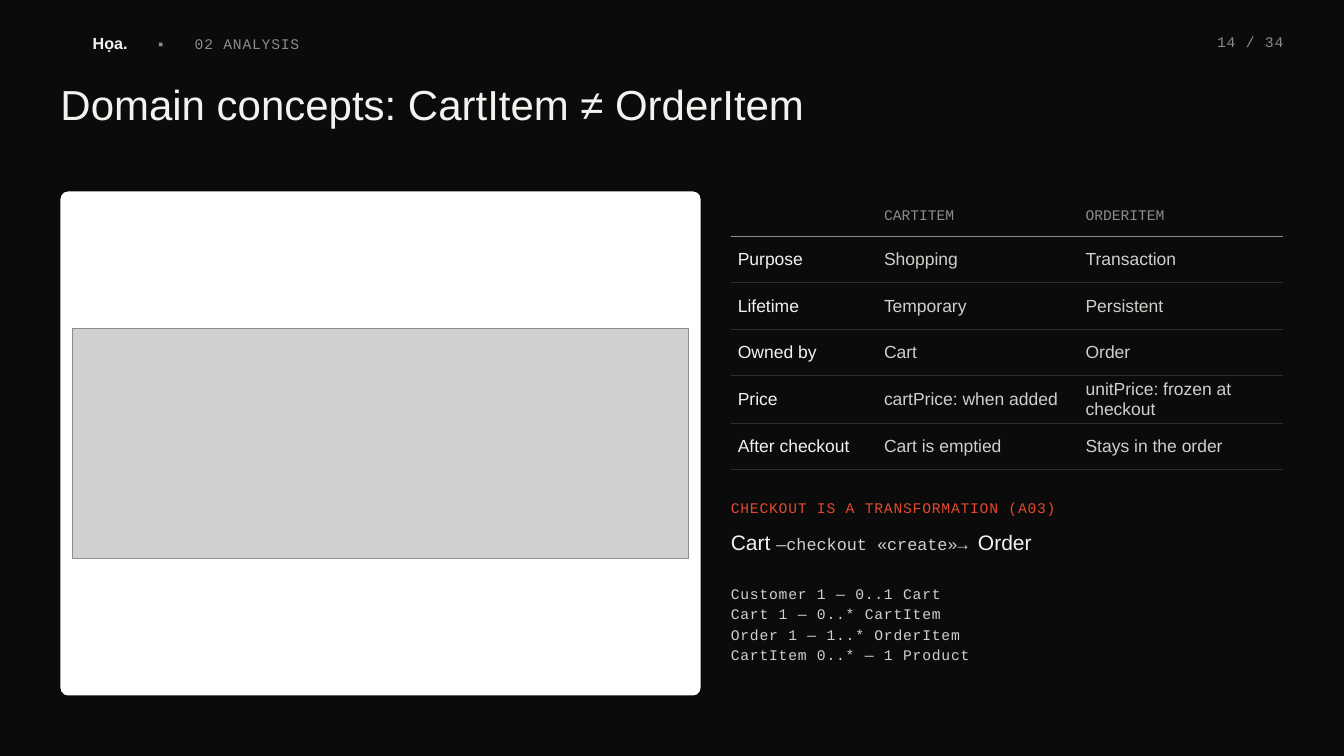
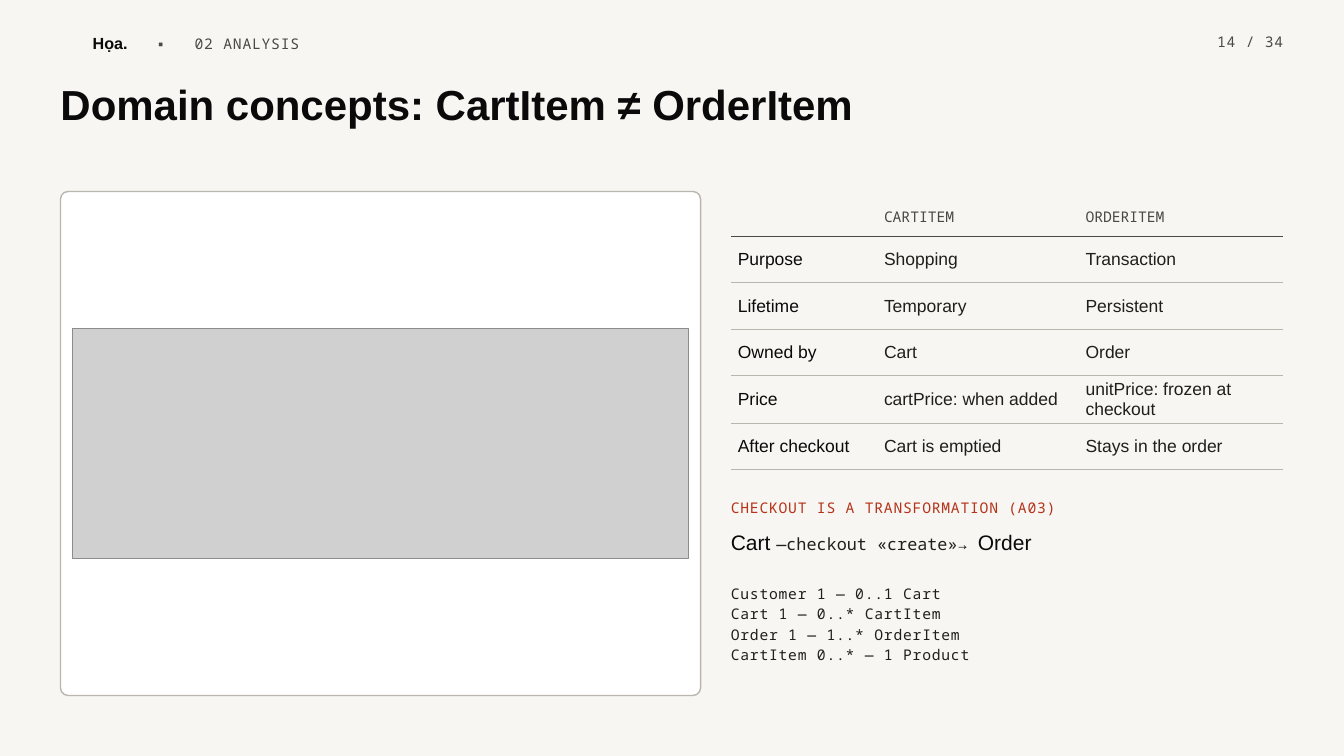
Before and after one commit to scalliontor/Hoa, a slide deck: slide 14 of slides/thuyettrinh_Hoa.pptx. Drawn at 1344x756 pixels with LibreOffice and Linux fonts; fonts in the diff are those of the drawing; grey boxes stand for pictures; background and template pictures are left out. Boxes give left, top, right and bottom in pixels: in the first picture for what was removed or moved away, otherwise in the second. Text is boxed around its words. In the diff, an @@ line names an element or a change of style, - is before the commit and + after.

```diff
--- a/slides/thuyettrinh_Hoa.pptx
+++ b/slides/thuyettrinh_Hoa.pptx
@@ background #0B0B0B to #F7F6F2 @@
@@ text "Họa. ▪ 02 ANALYSIS" at [93, 38, 299, 52]: font Courier New to Noto Sans Mono, text colour #8C8C88 to #4A4A44 in "▪ 02 ANALYSIS"; text colour #F2F2EE to #0A0A0A in "Họa." @@
@@ text "14 / 34" at [1217, 36, 1283, 47]: font Courier New to Noto Sans Mono, text colour #8C8C88 to #4A4A44 @@
@@ text "Domain concepts: CartItem ≠ OrderItem" at [60, 89, 853, 129]: text colour #F2F2EE to #0A0A0A, bold on @@
@@ rounded rectangle at [60, 192, 701, 696]: outline none to #B9B6AD 1 pt @@
@@ table at [731, 197, 1284, 465] @@
@@ font Courier New to Noto Sans Mono, text colour #8C8C88 to #4A4A44 in "CARTITEM", "ORDERITEM" @@
@@ text colour #F2F2EE to #0A0A0A in "Purpose", "Lifetime", "Owned by", "Price" and 1 more places @@
@@ text colour #CFCFCB to #1F1F1C in "Shopping", "Transaction", "Temporary", "Persistent" and 6 more places @@
@@ borders changed @@
@@ text "CHECKOUT IS A TRANSFORMATION (A03)" at [731, 502, 1055, 516]: font Courier New to Noto Sans Mono, text colour #E5482E to #B5331A @@
@@ text "Cart —checkout «create»→ Order" at [731, 534, 1032, 551]: font Courier New to Noto Sans Mono, text colour #CFCFCB to #1F1F1C in "—checkout «create»→"; text colour #F2F2EE to #0A0A0A in "Cart Order" @@
@@ text "Customer 1 — 0..1 Cart" at [731, 588, 969, 660]: font Courier New to Noto Sans Mono, text colour #CFCFCB to #1F1F1C @@
```
Also in this commit, not shown: 33 other slides changed, 4 other files.
